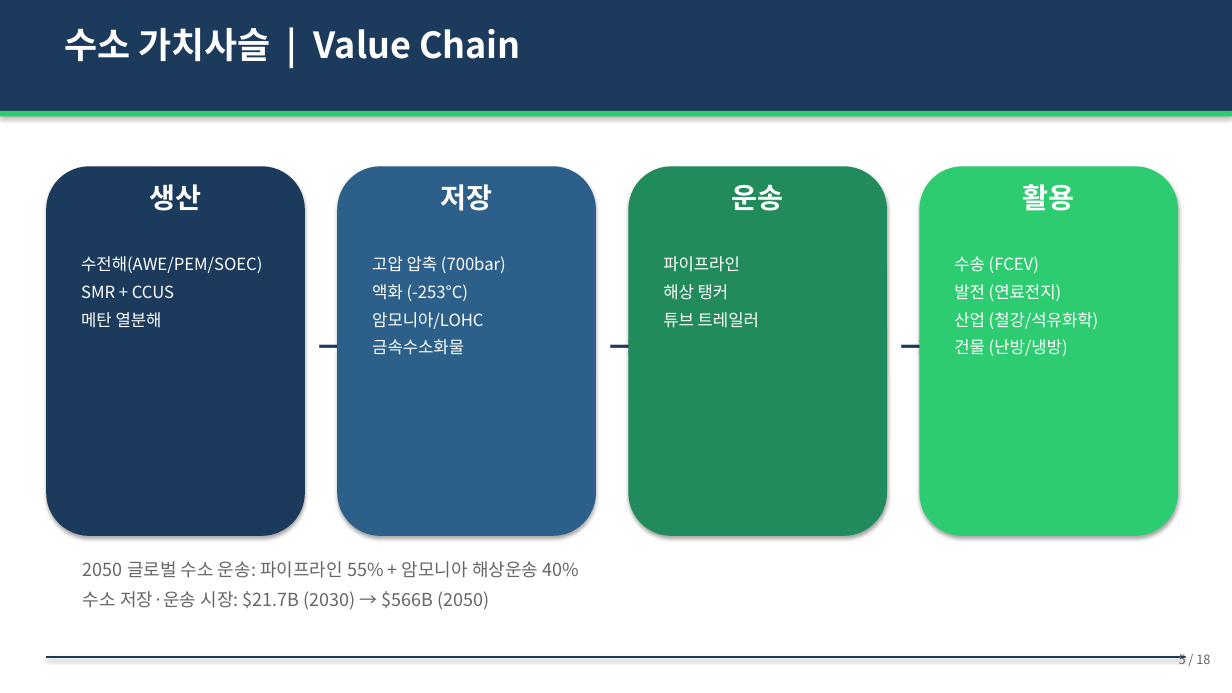
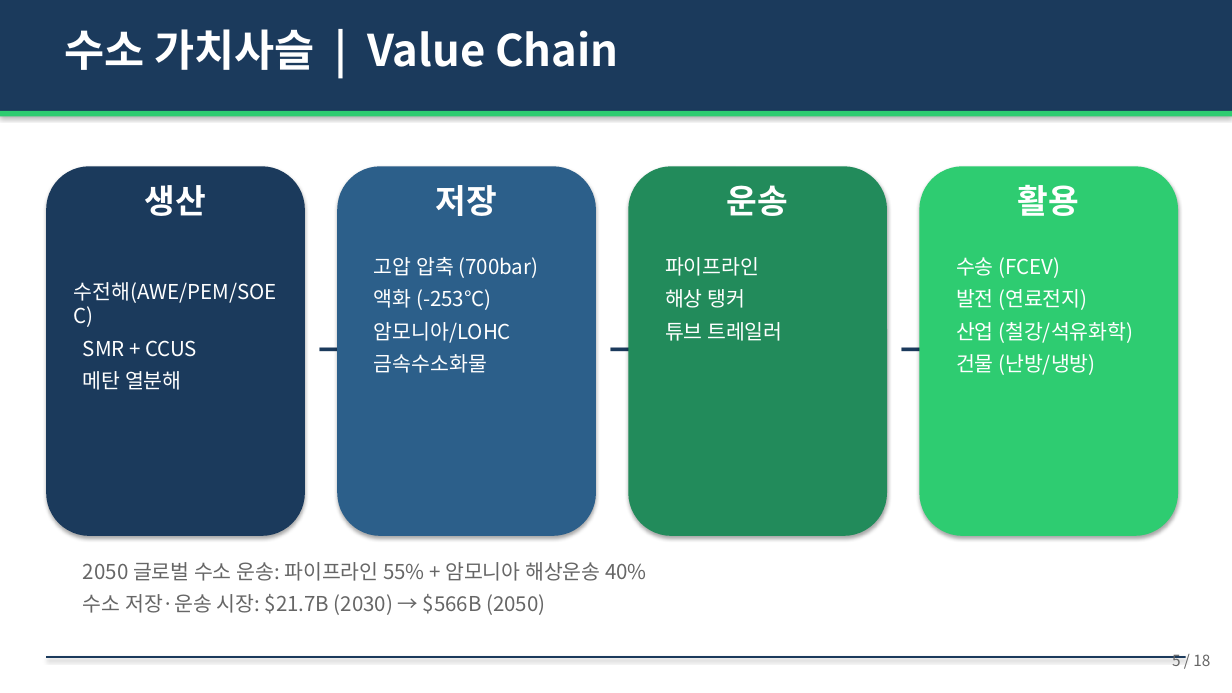
Before and after one commit to hpark1947/Hydrogen, a slide deck: slide 5 of Prompts/수소에너지_발표자료.pptx. Drawn at 1232x693 pixels with LibreOffice and Linux fonts; fonts in the diff are those of the drawing. Boxes give left, top, right and bottom in pixels: in the first picture for what was removed or moved away, otherwise in the second. Text is boxed around its words. In the diff, an @@ line names an element or a change of style, - is before the commit and + after.

```diff
--- a/Prompts/수소에너지_발표자료.pptx
+++ b/Prompts/수소에너지_발표자료.pptx
@@ text "수소 가치사슬 | Value Chain" at (64,29,618,70): size 28 to 34 pt @@
@@ size 22 to 26 pt in 4 elements at (145,185,206,216), (436,185,497,216), (727,185,788,216), (1018,185,1079,216) @@
@@ size 13 to 16 pt in 4 elements at (74,282,277,390), (374,257,539,373), (665,257,782,341), (956,257,1133,375) @@
@@ size 24 to 28 pt in 3 elements at (310,323,337,370), (601,323,628,370), (892,323,920,370) @@
@@ text "2050 글로벌 수소 운송: 파이프라인 ..." at (83,562,647,615): size 14 to 16 pt @@
@@ text "5 / 18" at (1172,654,1210,666): size 10 to 12 pt @@
```
Also in this commit, not shown: 17 other slides changed, 1 other file.
